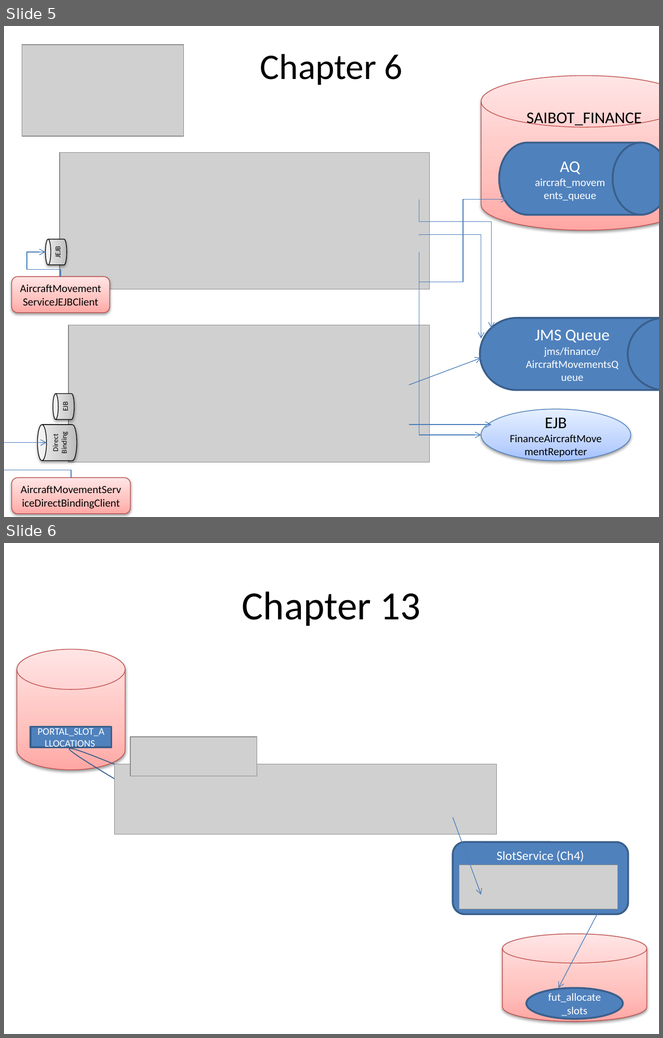
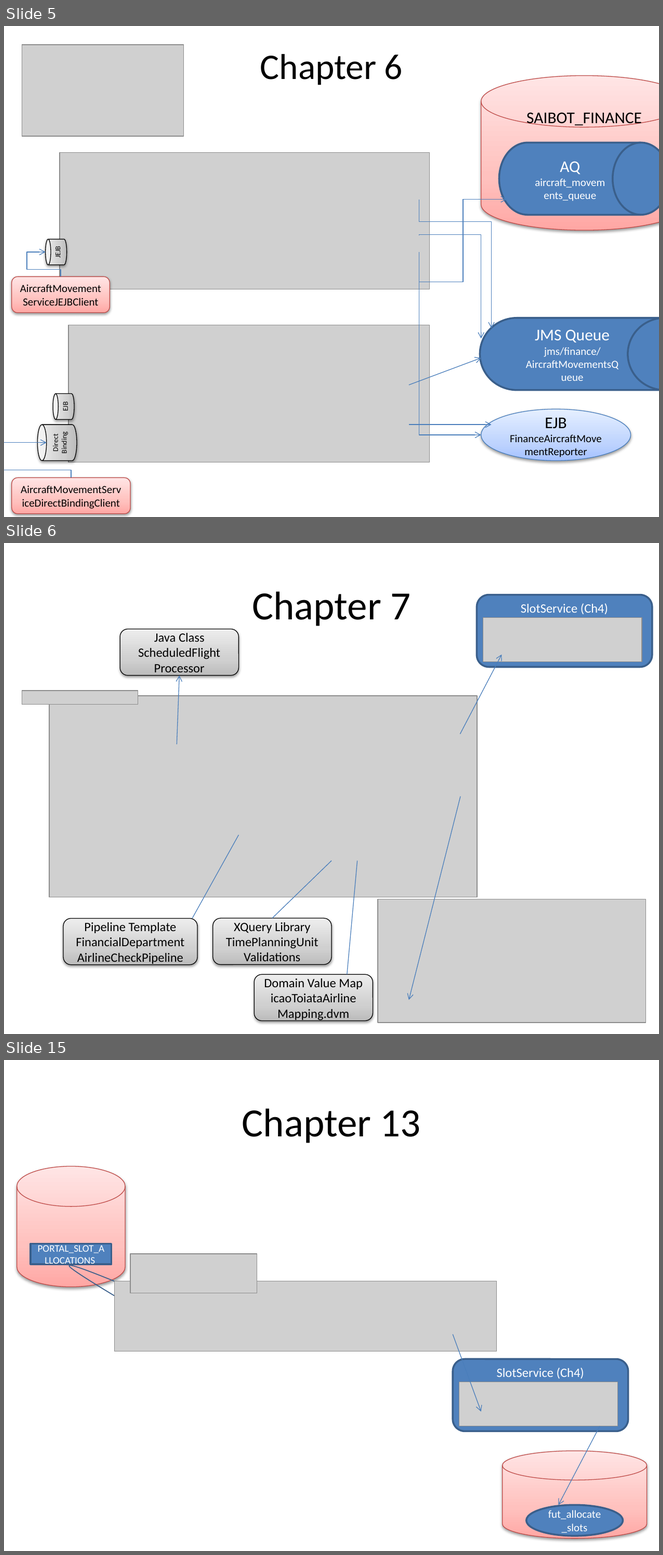
Before and after one commit to lucasjellema/soasuitehandbook, a slide deck: ChapterOverviews_picturesOfService.pptx. Shown one above the other, each under a label of ours: slides 5 and 6 before the commit, slides 5, 6 and 15 after it; the slides between them are not shown. The pictures are 663x1038 and 663x1555 pixels, drawn with LibreOffice and Linux fonts; fonts in the diff are those of the drawing; grey boxes stand for pictures. Boxes give left, top, right and bottom in pixels: in the first picture for what was removed or moved away, otherwise in the second. Text is boxed around its words. In the diff, an @@ line names an element or a change of style, - is before the commit and + after.

Commit message:
Added screenshots for chapters 8-13

```diff
--- a/ChapterOverviews_picturesOfService.pptx
+++ b/ChapterOverviews_picturesOfService.pptx
@@ slide 6 added at [4,543,659,1034], background #FFFFFF @@
@@ title added at [252,591,411,626], 44 pt, text #000000 @@
+Chapter 7
@@ rounded rectangle added at [477,595,652,667], fill #4F81BD, outline #3A5F8C 2 pt, 14 pt, text #FFFFFF @@
+SlotService (Ch4)
@@ picture added at [483,618,642,662] @@
@@ rounded rectangle added at [120,629,239,676], fill gradient #BDBDBD to #D1D1D1 to #EEEEEE, outline #000000 0.75 pt, 14 pt, text #000000 @@
+Java Class
+ScheduledFlight
+Processor
@@ arrow added from (460, 734) to (502, 654), #4B7EBC 0.75 pt @@
@@ arrow added from (177, 744) to (180, 676), #4B7EBC 0.75 pt @@
@@ picture added at [22,691,138,704] @@
@@ picture added at [49,696,477,898] @@
@@ arrow added from (461, 797) to (409, 1000), #4B7EBC 0.75 pt @@
@@ line added from (239, 835) to (192, 918), #4B7EBC 0.75 pt @@
@@ line added from (332, 861) to (272, 918), #4B7EBC 0.75 pt @@
@@ line added from (357, 861) to (347, 975), #4B7EBC 0.75 pt @@
@@ picture added at [378,899,646,1022] @@
@@ rounded rectangle added at [64,918,198,965], fill gradient #BDBDBD to #D1D1D1 to #EEEEEE, outline #000000 0.75 pt, 14 pt, text #000000 @@
+Pipeline Template FinancialDepartment
+AirlineCheckPipeline
@@ rounded rectangle added at [213,918,332,965], fill gradient #BDBDBD to #D1D1D1 to #EEEEEE, outline #000000 0.75 pt, 14 pt, text #000000 @@
+XQuery Library TimePlanningUnit
+Validations
@@ rounded rectangle added at [254,975,373,1021], fill gradient #BDBDBD to #D1D1D1 to #EEEEEE, outline #000000 0.75 pt, 14 pt, text #000000 @@
+Domain Value Map
+icaoToiataAirline
+Mapping.dvm
@@ what was slide 6 is now slide 15 @@
```
Also in this commit, not shown: 10 other slides added.
